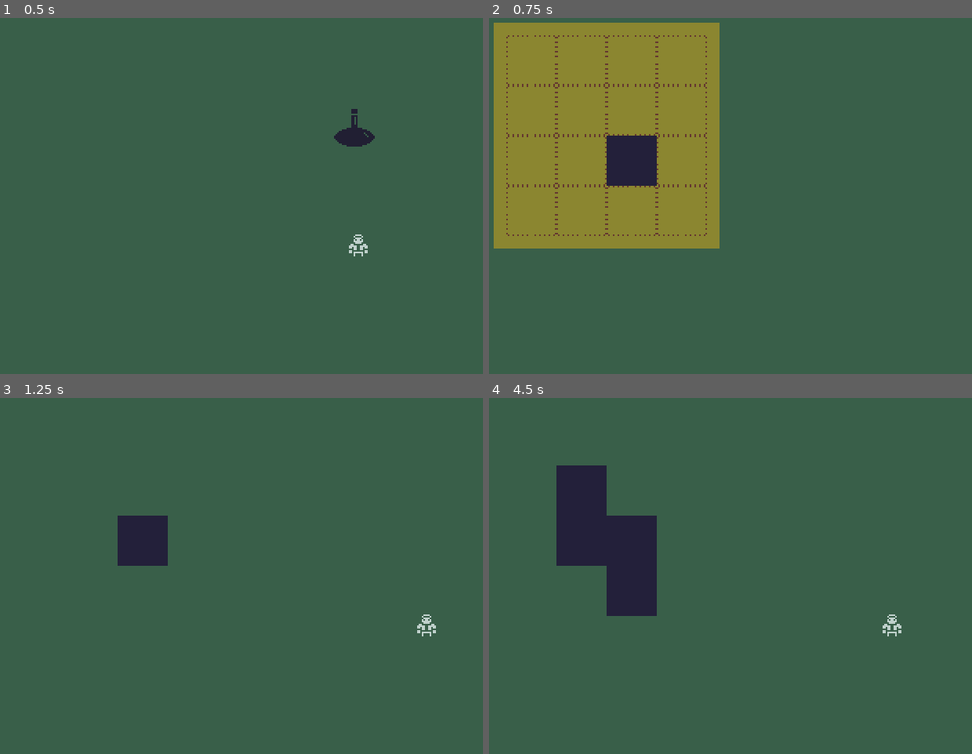
Above: before the commit, frames 1-4 (two rows, left to right).
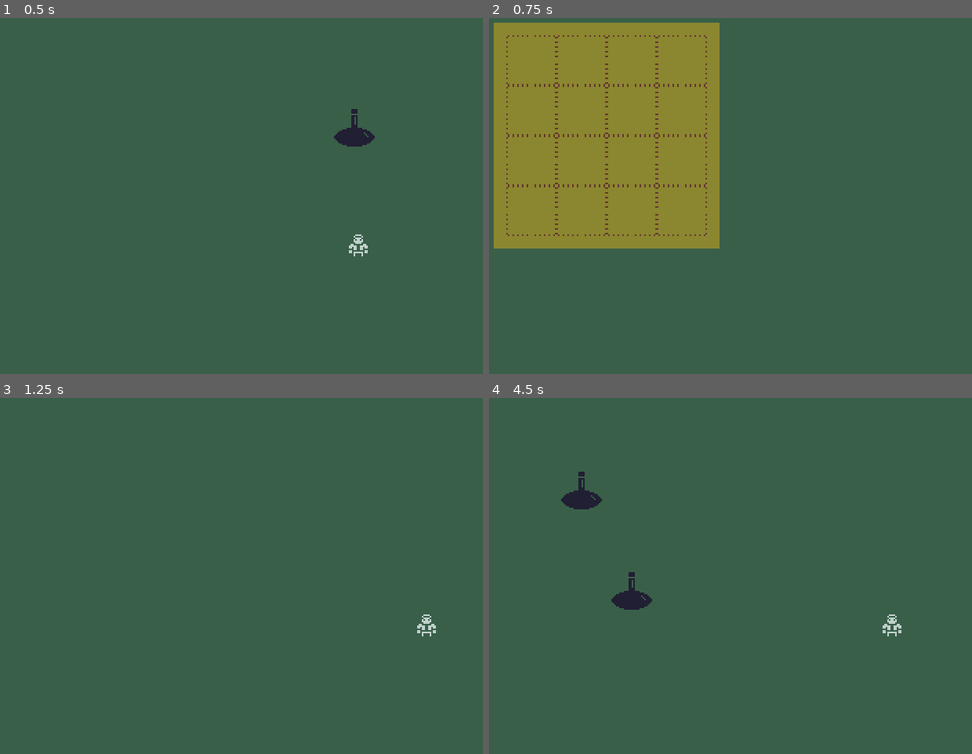
Above: after the commit, the same moments.

Repository: discolingua/godot-inventory-panel
Game: Godot game, scene res://Scenes/GameWorld.tscn
Same seed, same stepped clock (60 frames per second), same inputs: the game is played once before the commit and once after it.
Inputs (mouse positions are in pixels of both pictures, inside the frame that each line leads up to):
- Up to frame 1 (0.5 s): no input
- Up to frame 2 (0.75 s): tap Enter (ui_accept) at 0.5 s; move the mouse to (841, 128) at 0.52 s; hold Right (ui_right) from 0.53 s (still down); click (841, 128) at 0.67 s
- Up to frame 3 (1.25 s): keep holding Right (ui_right); tap Enter (ui_accept) at 0.77 s
- Up to frame 4 (4.5 s): move the mouse to (619, 583) at 1.27 s; release Right (ui_right) at 1.28 s; hold Down (ui_down) 1.28-2.03 s; click (619, 583) at 1.42 s; tap Enter (ui_accept) at 1.52, 2.75, 3.02, 3.5, 3.77 s; move the mouse to (769, 483) at 2.02 s; hold Right (ui_right) 2.03-2.78 s; click (769, 483) at 2.17 s; move the mouse to (696, 640) at 2.77 s; hold Up (ui_up) 2.78-3.53 s; click (696, 640) at 2.92 s; move the mouse to (870, 622) at 3.52 s; hold Left (ui_left) from 3.53 s (still down); click (870, 622) at 3.67 s; move the mouse to (571, 508) at 4.27 s; click (571, 508) at 4.42 s

Frame 1 is identical in both runs. In frame 2, 1.5% of the frame differs, in the area x 24-35%, y 33-48%; in frame 3, 1.5%; in frame 4, 5.1%, in the area x 13-35%, y 18-62%.
Error before the commit: Invalid set index '19' (on base: 'Array') with value of type 'int' (res://Scripts/GameWorld.gd:64)

Commit message:
bounds checking in inv grid

Diff:
--- a/Scenes/GameWorld.tscn
+++ b/Scenes/GameWorld.tscn
@@ -1,9 +1,13 @@
-[gd_scene load_steps=5 format=2]
+[gd_scene load_steps=7 format=2]
 
 [ext_resource path="res://Scenes/Player.tscn" type="PackedScene" id=1]
 [ext_resource path="res://Scenes/GUI.tscn" type="PackedScene" id=2]
 [ext_resource path="res://Scenes/Potion.tscn" type="PackedScene" id=3]
 [ext_resource path="res://Scripts/GameWorld.gd" type="Script" id=4]
+[ext_resource path="res://Scenes/GuiCollider.gd" type="Script" id=5]
+
+[sub_resource type="RectangleShape2D" id=1]
+extents = Vector2( 72, 71.5 )
 
 [node name="GameWorld" type="Node2D"]
 script = ExtResource( 4 )
@@ -17,6 +21,13 @@
 "_edit_use_anchors_": false
 }
 
+[node name="GuiCollider" type="Area2D" parent="."]
+script = ExtResource( 5 )
+
+[node name="CollisionShape2D" type="CollisionShape2D" parent="GuiCollider"]
+position = Vector2( 87, 88.5 )
+shape = SubResource( 1 )
+
 [node name="GUI" parent="." instance=ExtResource( 2 )]
 margin_left = 15.0
 margin_top = 16.0
@@ -28,3 +39,6 @@
 
 [node name="Potion" parent="." instance=ExtResource( 3 )]
 position = Vector2( 238, 83 )
+
+[connection signal="mouse_entered" from="GuiCollider" to="GuiCollider" method="_on_GuiCollider_mouse_entered"]
+[connection signal="mouse_exited" from="GuiCollider" to="GuiCollider" method="_on_GuiCollider_mouse_exited"]
--- /dev/null
+++ b/Scenes/GuiCollider.gd
@@ -0,0 +1,15 @@
+class_name GuiCollider
+extends Area2D
+# listens if the mouse cursor is hovering over the grid
+
+
+export var isHovering : bool
+
+
+func _on_GuiCollider_mouse_entered():
+	print ("yawp")
+	isHovering = true
+
+
+func _on_GuiCollider_mouse_exited():
+	isHovering = false
--- a/Scripts/GameWorld.gd
+++ b/Scripts/GameWorld.gd
@@ -11,8 +11,11 @@
 const CELL_SIZE = 32
 const MARGIN = 8
 
-# marginOffset is the amount of padding around the edges of the grid
+# amount of padding around the edges of the grid
 const marginOffset : Vector2 = Vector2(MARGIN, MARGIN)
+
+# offset to adjust center-aligned nodes
+const originOffset : Vector2 = Vector2( CELL_SIZE / 2, CELL_SIZE / 2)
 
 enum ITEMS {
 	EMPTY = 0,
@@ -23,18 +26,15 @@
 const itemScenes : Array = [
 	"res://Scenes/GridCell.tscn",
 	"res://Scenes/GridCell.tscn",
-	"res://Scenes/GridCell.tscn",
+	"res://Scenes/Potion.tscn",
 ]
 
 # index of the item grabbed by the mouse cursor
 export var grabbedItem : int
 
-# grid cells are serialized into a 1D array, e.g. a 4x4 grid = indices 0-15
+# serialized 1D array of grid cells, e.g. a 4x4 grid = indices 0-15
 var inventoryGridContents : Array = []
-var itemSceneIndex : Array =  []
-
-# grid square node for image in the grid
-const GridCell : PackedScene = preload("res://Scenes/GridCell.tscn")
+const itemSceneIndex : Array =  []
 
 # x-y coordinates of the top left corner of panel
 onready var gridPosition : Vector2 = $GUI.rect_position
@@ -56,21 +56,45 @@
 		and event.button_index == BUTTON_LEFT \
 		and event.is_pressed():
 
-			# get the coords of the clicked cell
-			var cellNumber = getCellIndex(get_viewport().get_mouse_position())
+			var clickSpot : Vector2 = get_viewport().get_mouse_position()
 
-			# add item index to the inventory grid array,then redraw the grid
-			print("assigning to "+ str(cellNumber))
-			inventoryGridContents[cellNumber] = 1
-			gridRedraw()
+			# set click measurements relative to the top left corner of the inv grid
+			var clickCoords : Vector2 = clickSpot - gridPosition - marginOffset
+
+			# ignore click unless it's inside a grid cell
+			if boundsCheck(clickCoords):
+
+				# get the coords of the clicked cell
+				var cellNumber = getCellIndex(clickCoords)
+
+				# set item index in the inventory grid array,then redraw the grid
+				print("assigning to "+ str(cellNumber))
+				inventoryGridContents[cellNumber] = 2
+				gridRedraw()
 
 
-# add an item to a specific cell of the grid
+# add an item (packed scene) to a specific cell of the grid
 func addGridItem( cell : int, itemIndex : int ) -> void:
+
+	# Look up the item in the index to get a node to instantiate
 	var cellToAdd = itemSceneIndex[itemIndex].instance()
-	cellToAdd.rect_position = getCellCoordinates(cell)
-	cellToAdd.rect_size = Vector2(CELL_SIZE, CELL_SIZE)
+	cellToAdd.position = getCellCoordinates(cell) + originOffset
+
+	# remove any executable code attached to the node
+	cellToAdd.set_script(null)
+
 	add_child(cellToAdd)
+
+# check if mouse pointer is hovering over a valid grid cell
+func boundsCheck(_clickCoords : Vector2) -> bool:
+
+	if _clickCoords.x < 0 or _clickCoords.y < 0 \
+			or _clickCoords.x > CELL_SIZE * GRID_COLUMNS \
+			or _clickCoords.y > CELL_SIZE * GRID_ROWS:
+		return false
+	else:
+		return true
+
 
 
 # set all inventory tiles to 0 (empty)
@@ -80,10 +104,9 @@
 
 
 # translates raw x-y mouse click coordinates to cell number (0-15)
-func getCellIndex(clickSpot : Vector2) -> int:
-	var invCoords : Vector2 = clickSpot - gridPosition - marginOffset
-	var clickColumn = int(invCoords.x / CELL_SIZE)
-	var clickRow = int(invCoords.y / CELL_SIZE)
+func getCellIndex(clickCoords : Vector2) -> int:
+	var clickColumn = int(clickCoords.x / CELL_SIZE)
+	var clickRow = int(clickCoords.y / CELL_SIZE)
 	return clickRow * GRID_COLUMNS + clickColumn
 
 
@@ -102,4 +125,4 @@
 	for _i in range(0, inventoryGridContents.size()):
 		if inventoryGridContents[_i] > 0:
 			print ("drawing " + str(_i))
-			addGridItem(_i, 1)
+			addGridItem(_i, inventoryGridContents[_i])
--- a/project.godot
+++ b/project.godot
@@ -14,6 +14,11 @@
 "language": "GDScript",
 "path": "res://Scripts/GameWorld.gd"
 }, {
+"base": "Area2D",
+"class": "GuiCollider",
+"language": "GDScript",
+"path": "res://Scenes/GuiCollider.gd"
+}, {
 "base": "KinematicBody2D",
 "class": "Player",
 "language": "GDScript",
@@ -26,6 +31,7 @@
 } ]
 _global_script_class_icons={
 "GameWorld": "",
+"GuiCollider": "",
 "Player": "",
 "Potion": ""
 }
